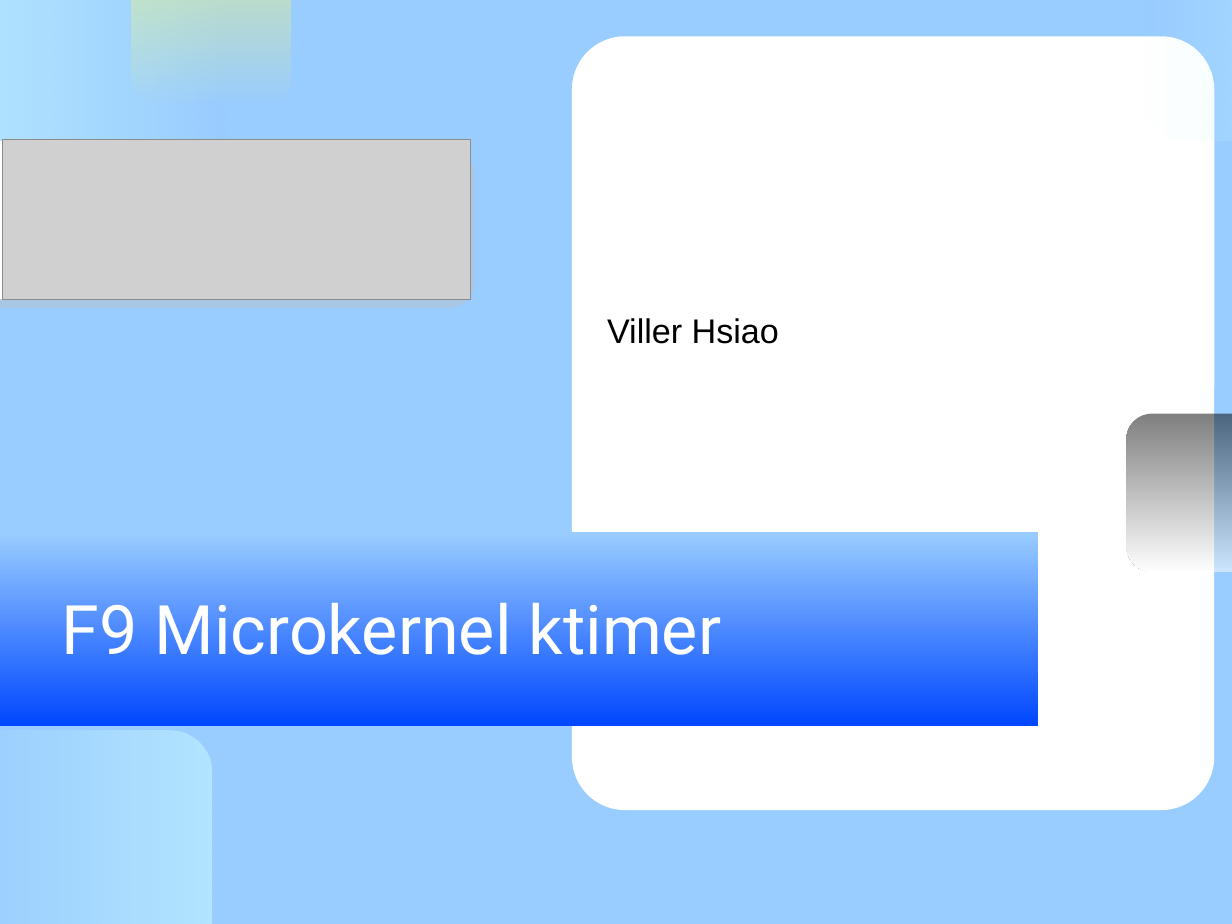
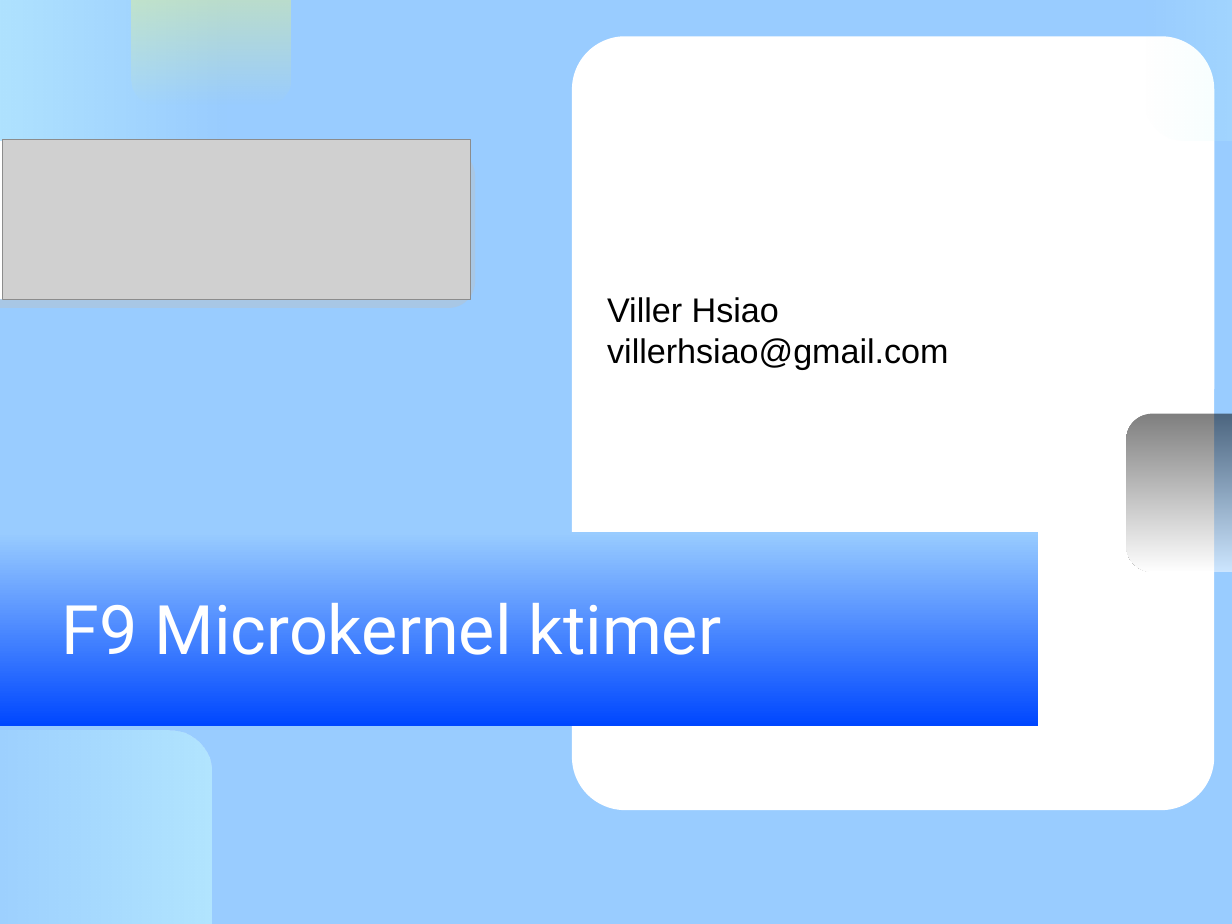
Before and after one commit to vh21/documents, a slide deck: slide 1 of ukernel/2014-01-09-f9kernel-ktimer.odp. Drawn at 1232x924 pixels with LibreOffice and Linux fonts; fonts in the diff are those of the drawing; grey boxes stand for pictures. Boxes give left, top, right and bottom in pixels: in the first picture for what was removed or moved away, otherwise in the second. Text is boxed around its words. In the diff, an @@ line names an element or a change of style, - is before the commit and + after.

Commit message:
ukernel: update e-mail and fix typo

```diff
--- a/ukernel/2014-01-09-f9kernel-ktimer.odp
+++ b/ukernel/2014-01-09-f9kernel-ktimer.odp
@@ subtitle at [607,338,948,370]: paragraph added @@
+villerhsiao@gmail.com
```
Also in this commit, not shown: 1 other slide changed.
